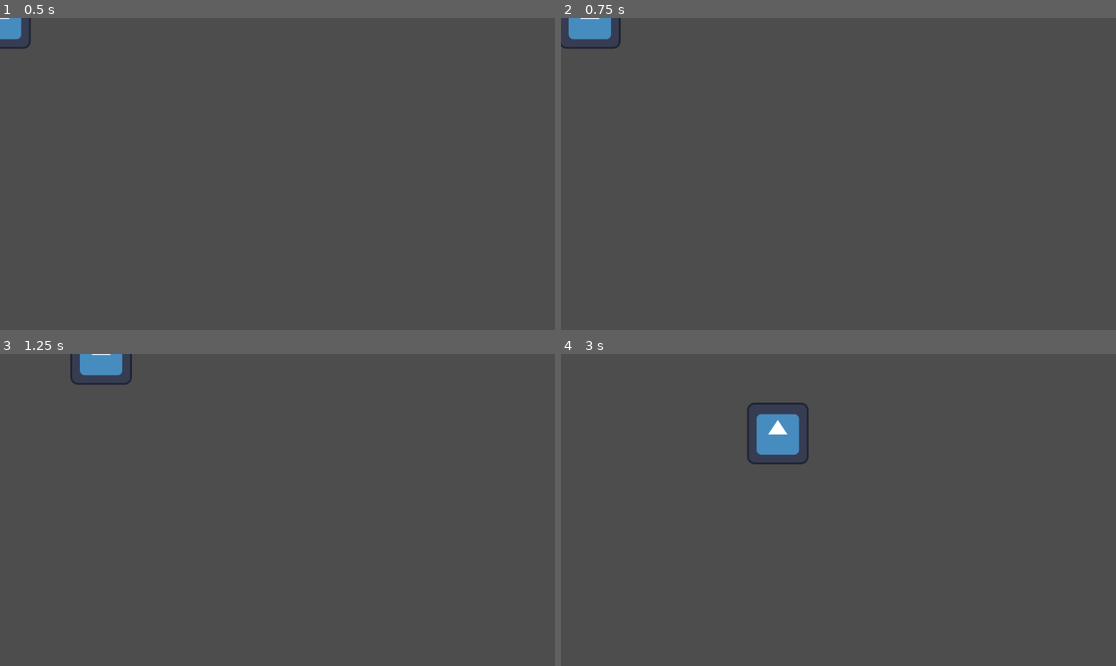
Above: before the commit, frames 1-4 (two rows, left to right).
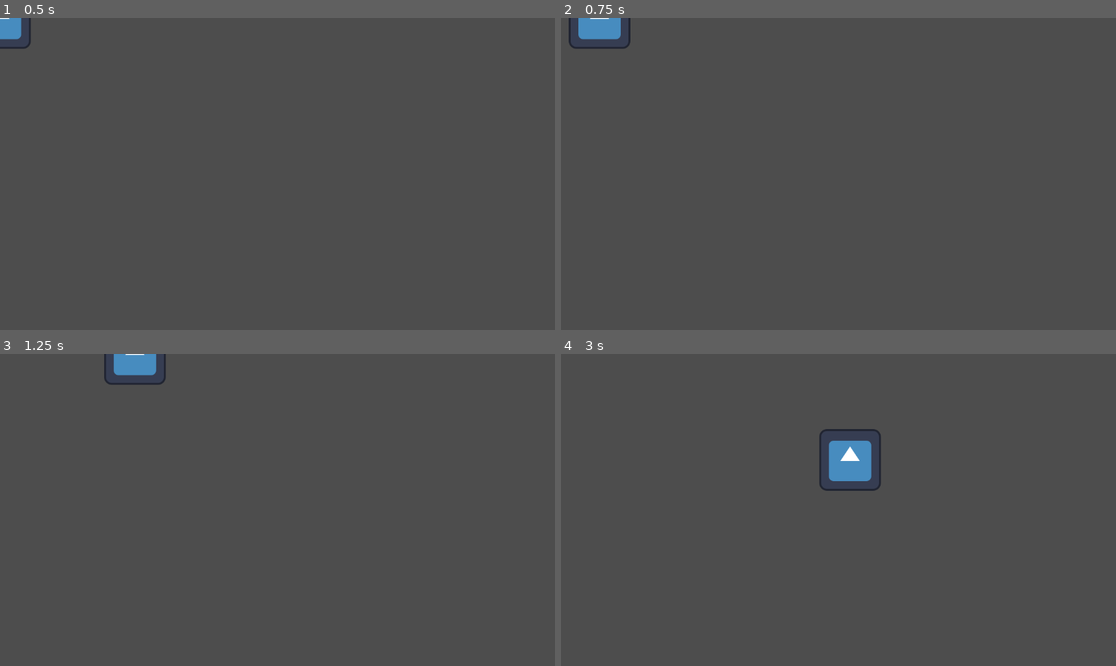
Above: after the commit, the same moments.

Repository: czarekdupa/BigMode-Game
Game: Godot game, scene res://Player/player.tscn
Two runs of this game, one before a commit and one after it. Both use one fixed random seed, a clock stepped at 60 frames per second and the inputs below. The engine's default icon, where the game draws it, is replaced by a stand-in: a white triangle on a blue panel in a dark square.
Inputs:
- Up to frame 1 (0.5 s): no input
- Up to frame 2 (0.75 s): tap Enter at 0.5 s; hold D (right) from 0.53 s (still down)
- Up to frame 3 (1.25 s): keep holding D (right)
- Up to frame 4 (3 s): release D (right) at 1.28 s; hold S (down) 1.28-2.03 s; hold D (right) 2.03-2.78 s; hold Up (up) from 2.78 s (still down)

Frame 1 is identical in both runs. In frame 2, 0.3% of the frame differs, in the area x 0-13%, y 0-10%; in frame 3, 1.0%; in frame 4, 2.6%, in the area x 33-58%, y 15-44%.

Commit message:
speed change

Diff:
--- a/project-power/Player/player.gd
+++ b/project-power/Player/player.gd
@@ -1,7 +1,7 @@
 extends CharacterBody2D
 
 
-const SPEED = 300.0
+const SPEED = 400.0
 const JUMP_VELOCITY = -400.0
 
 
